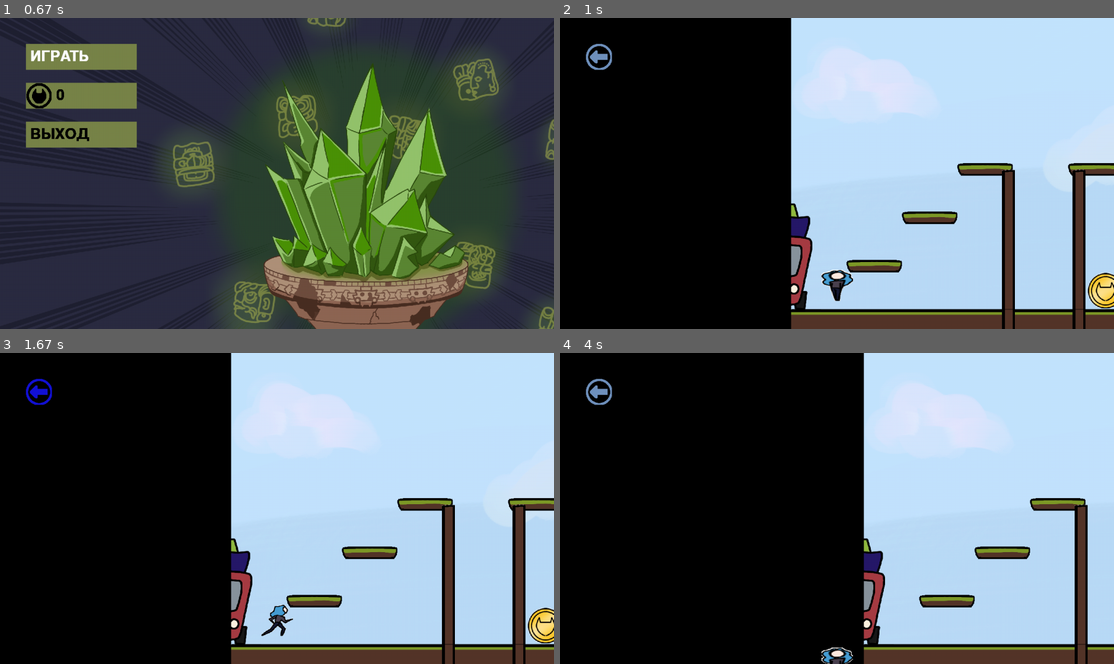
Above: before the commit, frames 1-4 (two rows, left to right).
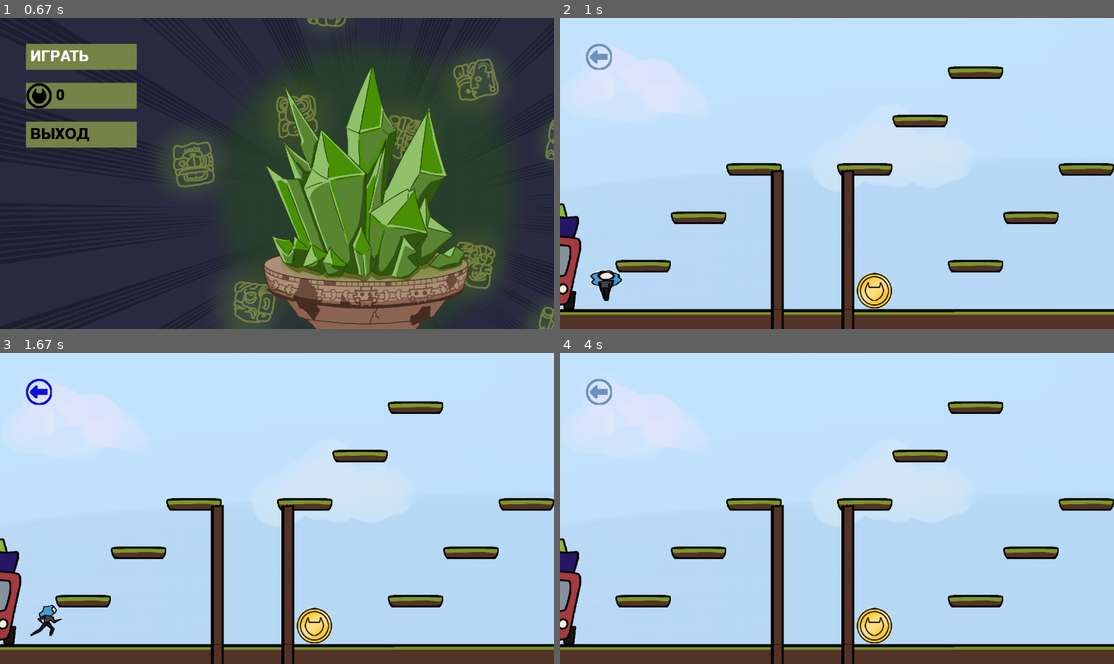
Above: after the commit, the same moments.

Repository: polinapashneva/PyGame
Game: pygame game, started from p-2.py
The game is run twice, just before and just after one commit, with the same random seed, the same clock (stepped at 60 frames per second) and the same inputs.
Inputs (mouse positions are in pixels of both pictures, inside the frame that each line leads up to):
- Up to frame 1 (0.67 s): click "ИГРАТЬ" at 0.38 s
- Up to frame 2 (1 s): click "ИГРАТЬ" at 0.72 s
- Up to frame 3 (1.67 s): click (38, 390) at 1.05 s; hold Right from 1.33 s (still down)
- Up to frame 4 (4 s): release Right at 1.8 s; hold Up 1.88-2.35 s; hold Right 2.43-2.9 s; hold Left 2.93-3.47 s; hold Left 3.5-3.9 s; click (920, 399) at 3.98 s

Frame 1 is identical in both runs. In frame 2, 50% of the frame differs, in the area x 0-100%, y 0-100%; in frame 3, 50%; in frame 4, 59%.

Commit message:
новелла + данные

Diff:
--- /dev/null
+++ b/data/данные.txt
@@ -0,0 +1 @@
+1 0
--- a/p-2.py
+++ b/p-2.py
@@ -1,14 +1,18 @@
 import os
 import sys
 import pygame
+import sqlite3
 
 
 FPS = 50
-MONEY = 0
-PROMO = [['12345', 10, 0]]
-LEVEL = 1
+with open('data/данные.txt', 'r') as dan:
+    dan = dan.readline().split(' ')
+    MONEY = int(dan[-1])
+    LEVEL = int(dan[0])
 KH = 0
 Z = 0
+XC = 0
+CORP = []
 
 
 def load_image(name, color_key=None):
@@ -157,11 +161,20 @@
     while True:
         for event in pygame.event.get():
             if event.type == pygame.KEYDOWN and event.key == pygame.K_RETURN: # Заканчиваем ввод промокода
-                for i in PROMO:
-                    if i[0] == pc and i[-1] == 0: # если промокод введен верно, увеличиваем число монет
-                        MONEY += int(i[1])
-                        PROMO[PROMO.index(i)][-1] = 1
-                    zast()
+                try:
+                    bd = sqlite3.connect("промокод.sqlite")
+                    cur = bd.cursor("промокод.sqlite")
+                    result = cur.execute(f"""SELECT * FROM код WHERE Код = {pc}""").fetchone()
+                    if result[-1] == '0':
+                        MONEY += result[1]
+                        with open('data/данные.txt', 'w') as dan:
+                            dan.write(f'{LEVEL} {MONEY}')
+                        cur.execute(f'''UPDATE код SET применения = 1 WHERE Код = {pc}''')
+                        bd.commit()
+                    bd.close()
+                except:
+                    pass
+                zast()
             elif event.type == pygame.KEYDOWN: # Показываем ввод с клавиатуры в нашем окне
                 pc = pc + str(event.unicode)
                 font = pygame.font.SysFont(None, 30)
@@ -209,27 +222,27 @@
 
 
 class Player(pygame.sprite.Sprite):
-    def __init__(self, w, h, z):
+    def __init__(self, w, h):
         super().__init__(char_group, all_sprites)
         self.image = pygame.transform.scale(load_image('челик стоит.png'), (w - 55, h - 40))
         self.image.set_colorkey((255, 255, 255))
-        self.rect = self.image.get_rect().move(70, HEIGHT - h + 50 - z)
+        self.rect = self.image.get_rect().move(70, HEIGHT - h + 50 - Z)
 
 
 class Prun(pygame.sprite.Sprite):
-    def __init__(self, w, h, z):
+    def __init__(self, w, h):
         super().__init__(charrun_group, all_sprites)
         self.image = pygame.transform.scale(load_image('челик бежит.png'), (w - 55, h - 40))
         self.image.set_colorkey((255, 255, 255))
-        self.rect = self.image.get_rect().move(70, HEIGHT - h + 50 - z)
+        self.rect = self.image.get_rect().move(70, HEIGHT - h + 50 - Z)
 
 
 class Prunl(pygame.sprite.Sprite):
-    def __init__(self, w, h, z):
+    def __init__(self, w, h):
         super().__init__(charrunl_group, all_sprites)
         self.image = pygame.transform.scale(load_image('челик бежит-2.png'), (w - 55, h - 40))
         self.image.set_colorkey((255, 255, 255))
-        self.rect = self.image.get_rect().move(70, HEIGHT - h + 50 - z)
+        self.rect = self.image.get_rect().move(70, HEIGHT - h + 50 - Z)
 
 
 class Fon(pygame.sprite.Sprite):
@@ -239,6 +252,14 @@
         self.rect = self.image.get_rect().move(0, 0)
         pygame.display.flip()
         clock.tick(FPS)
+
+
+class Man(pygame.sprite.Sprite):
+    def __init__(self, x, h):
+        super().__init__(man_group, all_sprites)
+        self.image = pygame.transform.scale(load_image('Джей.png'), (x - 70, h - 60))
+        self.image.set_colorkey((255, 255, 255))
+        self.rect = self.image.get_rect().move(WIDTH * 3 - WIDTH // 2, HEIGHT - Z - h + 80)
 
 
 # группы спрайтов
@@ -251,10 +272,11 @@
 money_group = pygame.sprite.Group()
 zem_group = pygame.sprite.Group()
 charrunl_group = pygame.sprite.Group()
+man_group = pygame.sprite.Group()
 
 
 def generate_level_1():
-    global KH, Z
+    global KH, Z, XC
     new_player = None
     if WIDTH <= 5356:
         m = round(5356 / WIDTH / 3)
@@ -266,6 +288,7 @@
     kh = round((HEIGHT - z) / 7) + 20
     KH = kh
     xc = round(WIDTH / 10)
+    XC = xc
     crd = [(xc, kh * 5), (xc * 2, kh * 4), (xc * 3, kh * 3), (xc * 5, kh * 3), (xc * 6, kh * 2), (xc * 7, kh),
            (xc * 7, kh * 5), (xc * 8, kh * 4), (xc * 9, kh * 3), (xc * 10, kh * 2), (xc * 10, kh * 5),
            (xc * 11, kh * 4), (xc * 13, kh * 3), (xc * 16, kh * 5), (xc * 16, kh * 3),
@@ -278,22 +301,23 @@
            (xc * 21, kh * 3, 's'), ]
     for i in crd:
         Stolb(i[0:-1], kh, i[-1])
-    crd = [(xc * 5 + 45, kh * 5 + 30), (xc * 10 + 15, kh + 15), (xc * 19 + 15, kh * 5 + 30)]
+    crd = [(XC * 5 + 45, KH * 5 + 30), (XC * 10 + 15, KH + 15), (XC * 19 + 15, KH * 5 + 30)]
     for i in crd:
         Coins(i[0], i[1])
-    new_player = Player(xc, kh, z)
-    runp = Prun(xc, kh, z)
-    runpl = Prunl(xc, kh, z)
-    fon = Fon(WIDTH * 3)
-    zem = Zem()
+    new_player = Player(xc, kh)
+    runp = Prun(xc, kh)
+    runpl = Prunl(xc, kh)
+    Man(xc, kh)
+    Fon(WIDTH * 3)
+    Zem()
     # вернем игрока, а также размер поля в клетках
-    return new_player, runp, runpl, WIDTH, HEIGHT, fon, zem
+    return new_player, runp, runpl, WIDTH, HEIGHT
 
 
 class Camera:
     # зададим начальный сдвиг камеры
     def __init__(self):
-        self.dx = 0
+        self.dx = - WIDTH // 2
         self.dy = 0
 
     # сдвинуть объект obj на смещение камеры
@@ -304,6 +328,9 @@
     # позиционировать камеру на объекте target
     def update(self, target):
         self.dx = -(target.rect.x + target.rect.w // 2 - WIDTH // 2)
+
+    def sb(self, s):
+        self.dx = - WIDTH // 2 - s
 
 
 def up():
@@ -329,7 +356,7 @@
 
     start_screen()
     zast()
-    *char, level_x, level_y, fon, zem = generate_level_1()
+    *char, level_x, level_y = generate_level_1()
     camera = Camera()
     running = True
 
@@ -337,101 +364,166 @@
     s = 0
     r = False
     lor = 1
-    cor = [70, HEIGHT - KH + 50 - Z]
-    cor = [WIDTH // 2, HEIGHT - KH + 50 - Z]
-    while running:
-        player = char[0]
-        lor = 0
-        keys = pygame.key.get_pressed()
-        if keys[pygame.K_LEFT]:
-            player = char[2]
-            lor = 2
-            player.rect.x -= 7
-            s -= 7
-            if pygame.sprite.spritecollideany(player, tiles_group):
+    if LEVEL == 1:
+        mp = 0
+        cor = [70, HEIGHT - KH + 50 - Z]
+        while running:
+            player = char[0]
+            lor = 0
+            keys = pygame.key.get_pressed()
+            if keys[pygame.K_LEFT]:
+                player = char[2]
+                lor = 2
+                player.rect.x -= 7
+                s -= 7
+                if pygame.sprite.spritecollideany(player, tiles_group):
+                    player.rect.x += 7
+                    s += 7
+            elif keys[pygame.K_RIGHT]:
+                player = char[1]
+                lor = 1
                 player.rect.x += 7
                 s += 7
-        elif keys[pygame.K_RIGHT]:
-            player = char[1]
-            lor = 1
-            player.rect.x += 7
-            s += 7
-            if pygame.sprite.spritecollideany(player, tiles_group):
-                player.rect.x -= 7
-                s -= 7
-        for event in pygame.event.get():
-            if event.type == pygame.QUIT:
+                if pygame.sprite.spritecollideany(player, tiles_group):
+                    player.rect.x -= 7
+                    s -= 7
+            for event in pygame.event.get():
+                if event.type == pygame.QUIT:
+                    running = False
+                elif event.type == pygame.KEYDOWN:
+                    if event.key == pygame.K_UP:
+                        player = char[1]
+                        t = KH // 9 * 2 + 5
+                        if t % 2 != 0:
+                            t += 1
+                        r = True
+                elif event.type == pygame.MOUSEBUTTONDOWN:
+                    if 60 <= event.pos[0] <= 120 and 60 <= event.pos[1] <= 120:
+                        player.rect.x = 70
+                        camera.update(player)
+                        mp = 0
+                        s = 0
+                        for i in all_sprites:
+                            i.kill()
+                        *char, level_x, level_y = generate_level_1()
+                        Camera()
+            if r:
+                player = char[lor]
+                p += 1
+                if p <= t // 2:
+                    player.rect.y -= 9
+                    if pygame.sprite.spritecollideany(player, tiles_group):
+                        player.rect.y += 9
+                else:
+                    player.rect.y += 9
+                    if pygame.sprite.spritecollideany(player, tiles_group):
+                        player.rect.y -= 9
+                if p == t:
+                    p = 0
+                    r = False
+            if not pygame.sprite.spritecollideany(player, plat_group) and not r:
+                player.rect.y += 9
+                try:
+                    if player.rect.y + player.rect.h > int(up()):
+                        player.rect.y -= 9
+                except Exception as ex:
+                    pass
+            if pygame.sprite.spritecollideany(player, money_group):
+                mp += 1
+                mcoin()
+
+            if pygame.sprite.spritecollideany(player, man_group):
                 running = False
-            elif event.type == pygame.KEYDOWN:
-                if event.key == pygame.K_UP:
-                    player = char[1]
-                    t = KH // 9 * 2 + 5
-                    if t % 2 != 0:
-                        t += 1
-                    r = True
-            elif event.type == pygame.MOUSEBUTTONDOWN:
-                if 60 <= event.pos[0] <= 120 and 60 <= event.pos[1] <= 120:
-                    player.rect.x -= s
-                    s = 0
-        if r:
-            player = char[lor]
-            p += 1
-            if p <= t // 2:
-                player.rect.y -= 9
-                if pygame.sprite.spritecollideany(player, tiles_group):
-                    player.rect.y += 9
+
+            cor = [player.rect.x, player.rect.y]
+            for i in range(3):
+                char[i].rect.x, char[i].rect.y = cor[0], cor[1]
+
+
+            # изменяем ракурс камеры
+            if s + XC - player.rect.w // 2 - WIDTH // 2 > 0 and s + WIDTH // 2 + player.rect.w // 2 < WIDTH * 3 - 70:
+                camera.update(player)
+                # обновляем положение всех спрайтов
+                for sprite in all_sprites:
+                    camera.apply(sprite)
+
+            screen.fill((0, 0, 0))
+            fon_group.draw(screen)
+            tiles_group.draw(screen)
+            money_group.draw(screen)
+            man_group.draw(screen)
+            if player == char[0]:
+                char_group.draw(screen)
+            elif player == char[1]:
+                charrun_group.draw(screen)
             else:
-                player.rect.y += 9
-                if pygame.sprite.spritecollideany(player, tiles_group):
-                    player.rect.y -= 9
-            if p == t:
-                p = 0
-                r = False
-        if not pygame.sprite.spritecollideany(player, plat_group) and not r:
-            player.rect.y += 9
-            try:
-                if player.rect.y + player.rect.h > int(up()):
-                    player.rect.y -= 9
-            except Exception as ex:
-                pass
-        if pygame.sprite.spritecollideany(player, money_group):
-            MONEY += 5
-            mcoin()
-
-        cor = [player.rect.x, player.rect.y]
-        for i in range(3):
-            char[i].rect.x, char[i].rect.y = cor[0], cor[1]
-
-
-        # изменяем ракурс камеры
-        camera.update(player)
-        # обновляем положение всех спрайтов
-        for sprite in all_sprites:
-            camera.apply(sprite)
-
-        screen.fill((0, 0, 0))
-        fon_group.draw(screen)
-        tiles_group.draw(screen)
-        money_group.draw(screen)
-        if player == char[0]:
-            char_group.draw(screen)
-        elif player == char[1]:
-            charrun_group.draw(screen)
-        else:
-            charrunl_group.draw(screen)
-
-        if 60 <= pygame.mouse.get_pos()[0] <= 120 and 60 <= pygame.mouse.get_pos()[1] <= 120:
-            image = pygame.transform.scale(load_image('назад-2.png'), (60, 60))
-            image.set_colorkey((255, 255, 255))
-            screen.blit(image, (60, 60))
-        else:
-            image = pygame.transform.scale(load_image('назад-1.png'), (60, 60))
-            image.set_colorkey((255, 255, 255))
-            screen.blit(image, (60, 60))
-
-        pygame.display.flip()
-        clock.tick(fps)
-
+                charrunl_group.draw(screen)
+
+            if 60 <= pygame.mouse.get_pos()[0] <= 120 and 60 <= pygame.mouse.get_pos()[1] <= 120:
+                image = pygame.transform.scale(load_image('назад-2.png'), (60, 60))
+                image.set_colorkey((255, 255, 255))
+                screen.blit(image, (60, 60))
+            else:
+                image = pygame.transform.scale(load_image('назад-1.png'), (60, 60))
+                image.set_colorkey((255, 255, 255))
+                screen.blit(image, (60, 60))
+
+            pygame.display.flip()
+            clock.tick(fps)
+        running = True
+        rep = [(0, "Джей", "*Бубнит какую-то тарабарщину*"), (0, "Пасси", "~Что это с ним?~"),
+               (0, "Пасси", "Что мне делать?", "Окликнуть", "Пройти мимо"), (1, "Пасси", "Папа? Ты в порядке?"),
+               (1, "Джей", "*Вздрогнул*"), (1, "Джей", "Да, Пасси, не беспокойся. Ступай, я догоню."),
+               (2, "Пасси", "*Пожала плечами*")]
+        nr = -1
+        vb = 0
+        p = [0]
+        while running:
+            for event in pygame.event.get():
+                if event.type == pygame.KEYDOWN or event.type == pygame.MOUSEBUTTONDOWN or nr == -1:
+                    fon_group.draw(screen)
+                    tiles_group.draw(screen)
+                    nr += 1
+                    if rep[nr][0] in p:
+                        if rep[nr][1] == "Джей":
+                            pers = pygame.transform.scale(load_image('Джей1-2.png'), (WIDTH // 4, HEIGHT // 8 * 6))
+                            pers.set_colorkey((255, 255, 255))
+                            screen.blit(pers, (WIDTH // 3 * 2, HEIGHT // 8 * 2))
+
+                            pygame.draw.rect(screen, (100, 112, 53), (60, HEIGHT // 3 * 2,
+                                                                      WIDTH // 5 * 3, HEIGHT // 3 - 60))
+                            font = pygame.font.SysFont(None, 50)
+                            string_rendered = font.render(rep[nr][-1], 1, pygame.Color('white'))
+                            intro_rect = string_rendered.get_rect()
+                            intro_rect.x = 70
+                            intro_rect.y = HEIGHT // 3 * 2 + 10
+                            intro_rect.w = WIDTH // 5 * 3 - 20
+                            intro_rect.h = HEIGHT // 3 - 80
+                            screen.blit(string_rendered, intro_rect)
+                        elif rep[nr][1] == 'Пасси' and len(rep[nr]) == 3:
+                            pers = pygame.transform.scale(load_image('Пасс1-2.png'), (WIDTH // 4, HEIGHT // 8 * 6))
+                            pers.set_colorkey((255, 255, 255))
+                            screen.blit(pers, (60, HEIGHT // 8 * 2))
+                            pygame.draw.rect(screen, (100, 112, 53), (WIDTH // 4 + 80, HEIGHT // 3 * 2,
+                                                                      WIDTH // 5 * 3, HEIGHT // 3 - 60))
+                            font = pygame.font.SysFont(None, 50)
+                            string_rendered = font.render(rep[nr][-1], 1, pygame.Color('white'))
+                            intro_rect = string_rendered.get_rect()
+                            intro_rect.x = WIDTH // 4 + 80 + 10
+                            intro_rect.y = HEIGHT // 3 * 2 + 10
+                            intro_rect.w = WIDTH // 5 * 3 - 20
+                            intro_rect.h = HEIGHT // 3 - 80
+                            screen.blit(string_rendered, intro_rect)
+                        else:
+                            pass
+                pygame.display.flip()
+                clock.tick(FPS)
+
+        MONEY = MONEY + mp * 5
+        with open('data/данные.txt', 'w') as dan:
+            dan.write(f'{LEVEL} {MONEY}')
+
+        LEVEL += 1
     pygame.quit()
 except:
     print('Error')
Binary file changed: data/Пасс1-2.png
